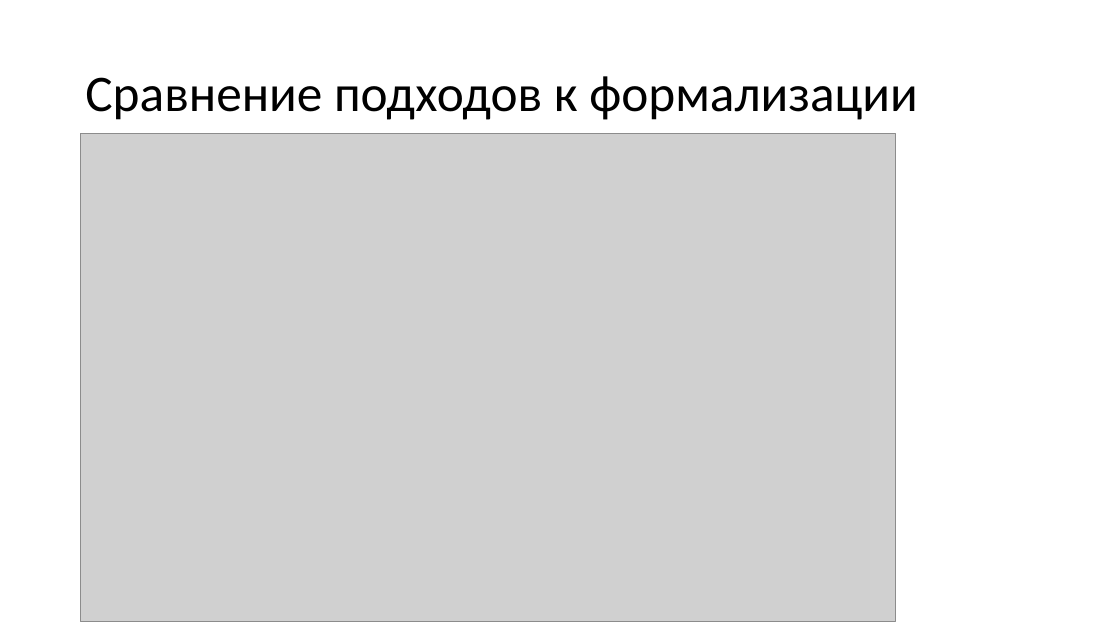
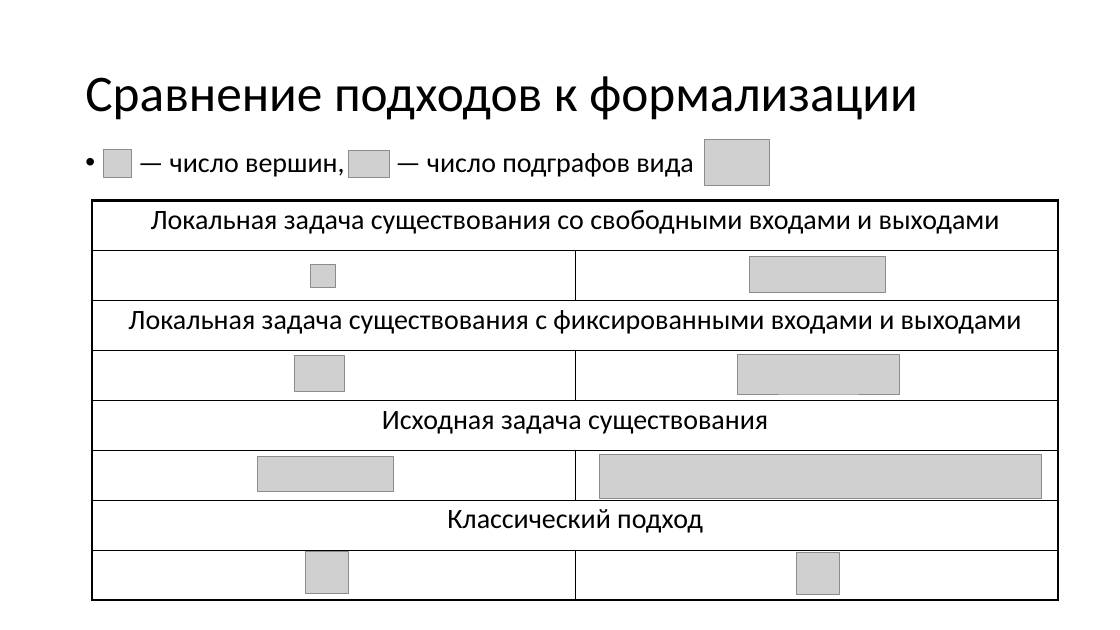
Before and after one commit to berezinant/cs_master, a slide deck: slide 12 of дипломы/Антон/магистр/presentation/berezin_diplom.pptx. Drawn at 1120x630 pixels with LibreOffice and Linux fonts; fonts in the diff are those of the drawing; grey boxes stand for pictures. Boxes give left, top, right and bottom in pixels: in the first picture for what was removed or moved away, otherwise in the second. Text is boxed around its words. In the diff, an @@ line names an element or a change of style, - is before the commit and + after.

```diff
--- a/дипломы/Антон/магистр/presentation/berezin_diplom.pptx
+++ b/дипломы/Антон/магистр/presentation/berezin_diplom.pptx
@@ picture removed at [81,134,896,622] @@
@@ picture added at [705,139,770,186] @@
@@ picture added at [104,150,132,177] @@
@@ text added at [170,153,694,177], 24 pt, text #000000 @@
+• — число вершин, — число подграфов вида
@@ picture added at [349,151,390,177] @@
@@ table added at [92,201,1059,601], 8 rows, 2 columns @@
+Локальная задача существования со свободными входами и выходами | 
+ | 
+Локальная задача существования с фиксированными входами и выходами | 
+ | 
+Исходная задача существования | 
+ | 
+Классический подход | 
+ | 
@@ picture added at [311,264,336,287] @@
@@ picture added at [749,257,885,293] @@
@@ picture added at [295,355,344,392] @@
@@ picture added at [738,355,901,394] @@
@@ picture added at [258,457,393,492] @@
@@ picture added at [600,455,1043,498] @@
@@ picture added at [306,552,349,594] @@
@@ picture added at [797,552,839,594] @@
```
Also in this commit, not shown: 4 other slides changed, 1 slide added, 17 other files.
